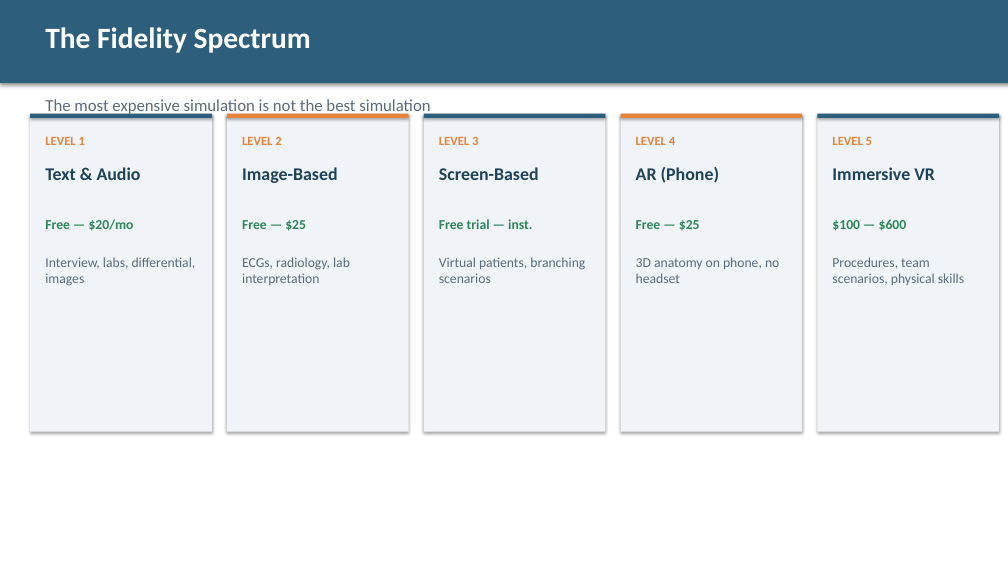
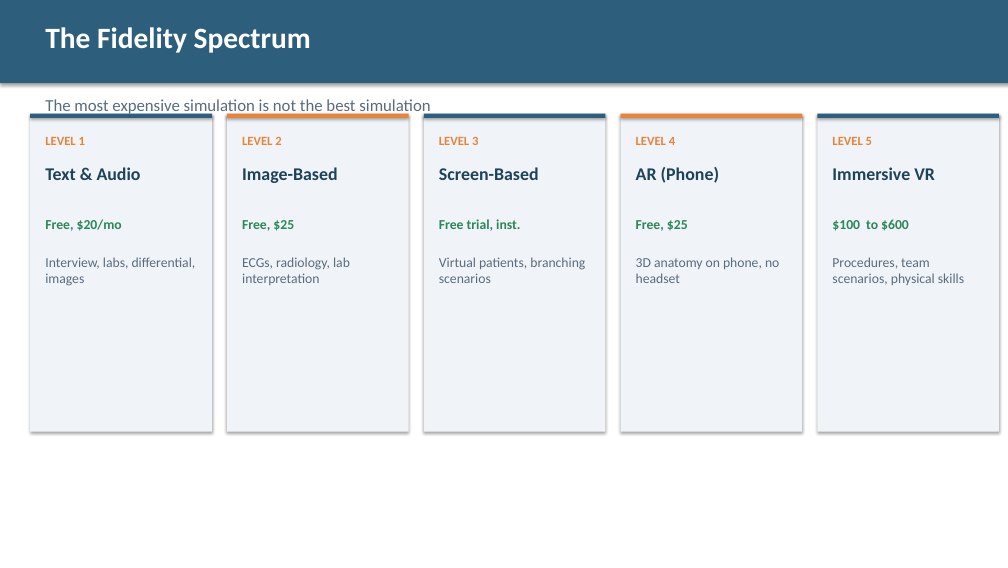
Before and after one commit to diana-brewer/digital-learning-unlocked, a slide deck: slide 16 of Digital Learning Unlocked - Slide Deck.pptx (slide 18 before the commit). Drawn at 1008x568 pixels with LibreOffice and Linux fonts; fonts in the diff are those of the drawing. Boxes give left, top, right and bottom in pixels: in the first picture for what was removed or moved away, otherwise in the second. Text is boxed around its words. In the diff, an @@ line names an element or a change of style, - is before the commit and + after.

```diff
--- a/Digital Learning Unlocked - Slide Deck.pptx
+++ b/Digital Learning Unlocked - Slide Deck.pptx
@@ text at bbox=[45, 219, 122, 231]: text changed @@
-Free — $20/mo
+Free, $20/mo
@@ text at bbox=[242, 220, 294, 231]: text changed @@
-Free — $25
+Free, $25
@@ text at bbox=[439, 219, 520, 231]: text changed @@
-Free trial — inst.
+Free trial, inst.
@@ text at bbox=[636, 220, 688, 231]: text changed @@
-Free — $25
+Free, $25
@@ text at bbox=[832, 219, 909, 231]: text changed @@
-$100 — $600
+$100 to $600
```
Also in this commit, not shown: 17 other slides changed, 1 slide added, 4 slides removed, 3 other files.
